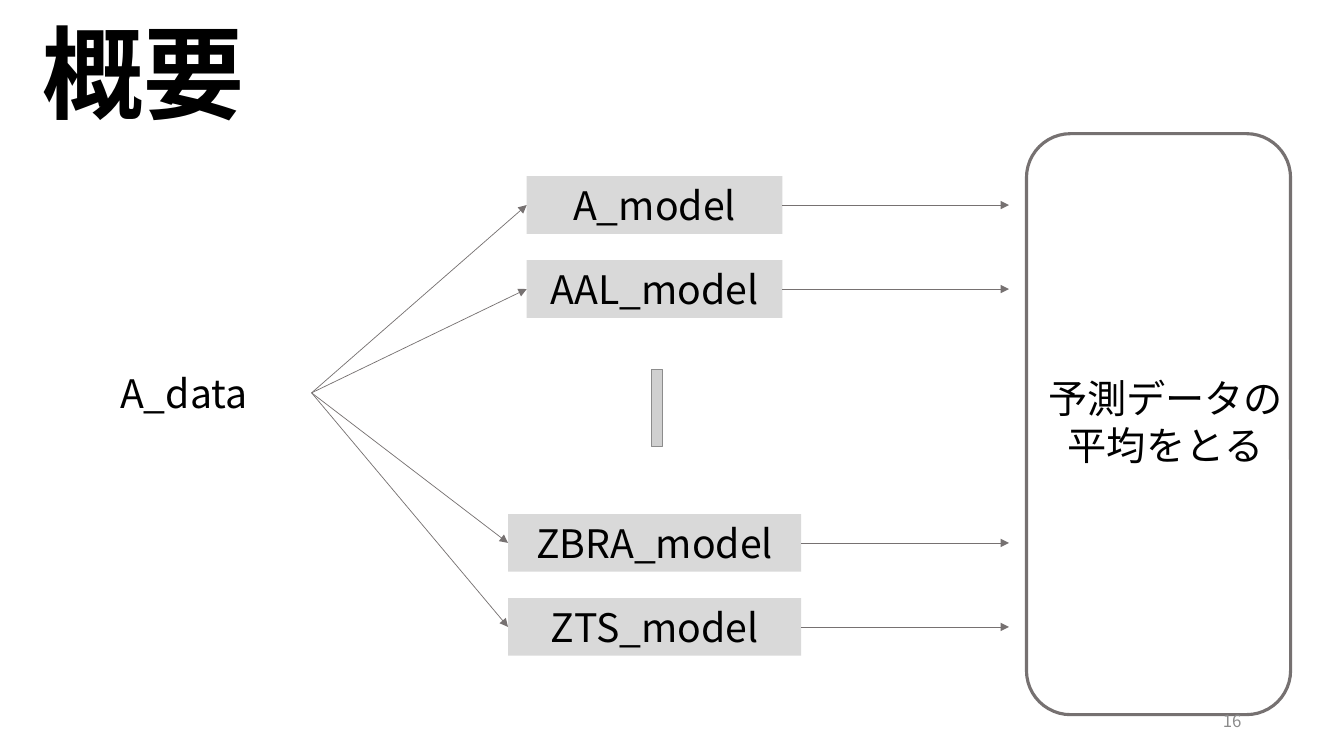
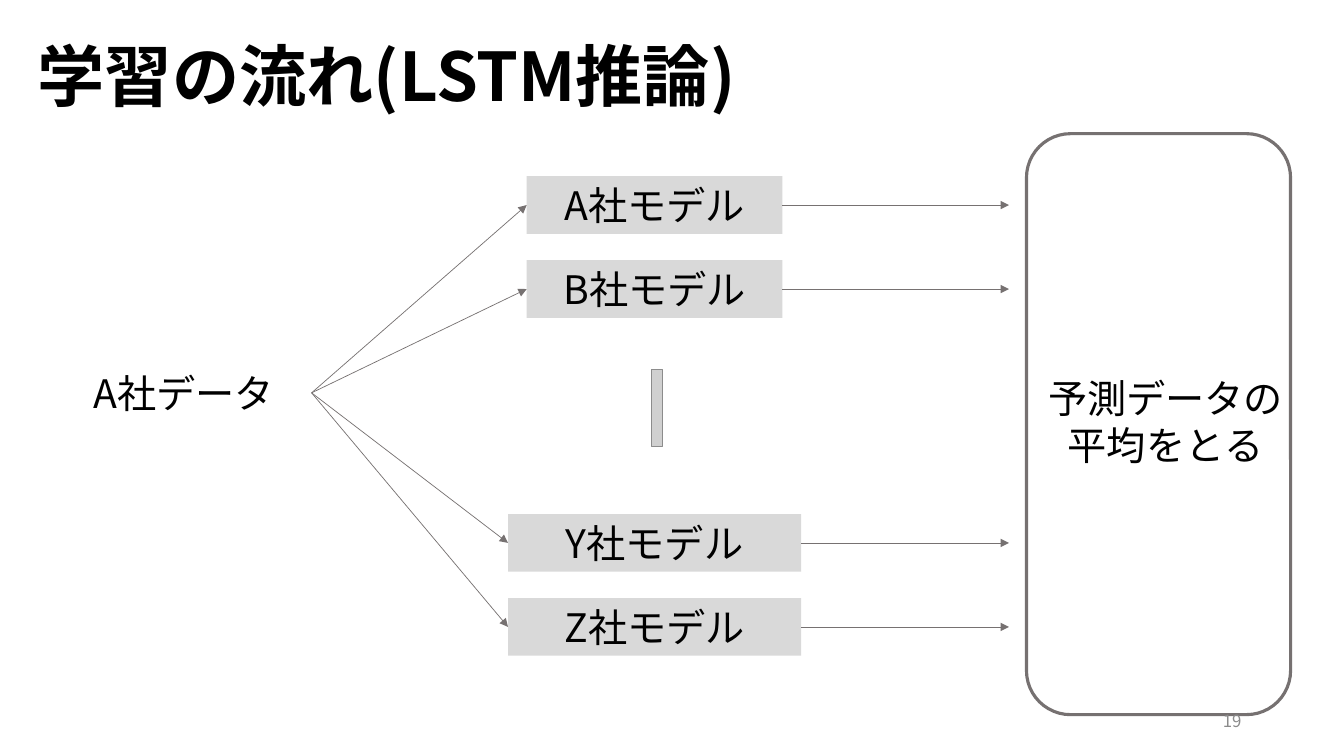
Before and after one commit to ryoww/PBL_stock, a slide deck: slide 19 of 最終報告.pptx (slide 16 before the commit). Drawn at 1344x756 pixels with LibreOffice and Linux fonts; fonts in the diff are those of the drawing; grey boxes stand for pictures. Boxes give left, top, right and bottom in pixels: in the first picture for what was removed or moved away, otherwise in the second. Text is boxed around its words. In the diff, an @@ line names an element or a change of style, - is before the commit and + after.

```diff
--- a/最終報告.pptx
+++ b/最終報告.pptx
@@ text removed at (43,25,245,121) @@
-概要
@@ text added at (38,43,736,115), 48 pt, text #000000, bold @@
+学習の流れ(LSTM推論)
@@ text in rectangle at (564,187,744,223): text changed @@
-A_model
+A社モデル
@@ text in rectangle at (563,271,745,307): text changed @@
-AAL_model
+B社モデル
@@ text at (94,374,274,411): text changed @@
-A_data
+A社データ
@@ text in rectangle at (566,525,743,561): text changed @@
-ZBRA_model
+Y社モデル
@@ text in rectangle at (565,609,745,645): text changed @@
-ZTS_model
+Z社モデル
@@ page number at (1223,713,1242,727): text changed @@
-16
+19
```
Also in this commit, not shown: 11 other slides changed, 6 slides added, 1 slide removed, 1 other file.
